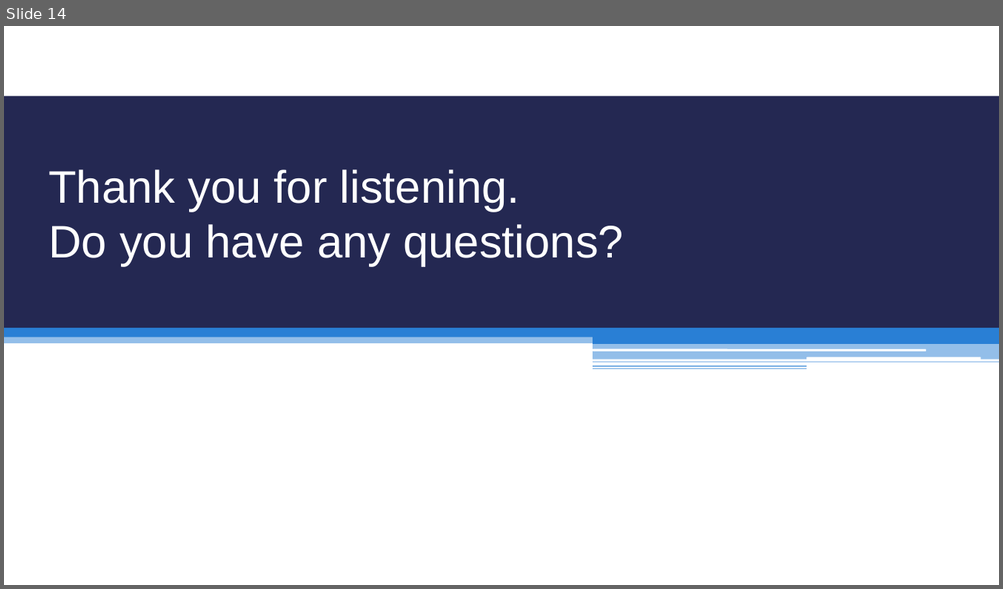
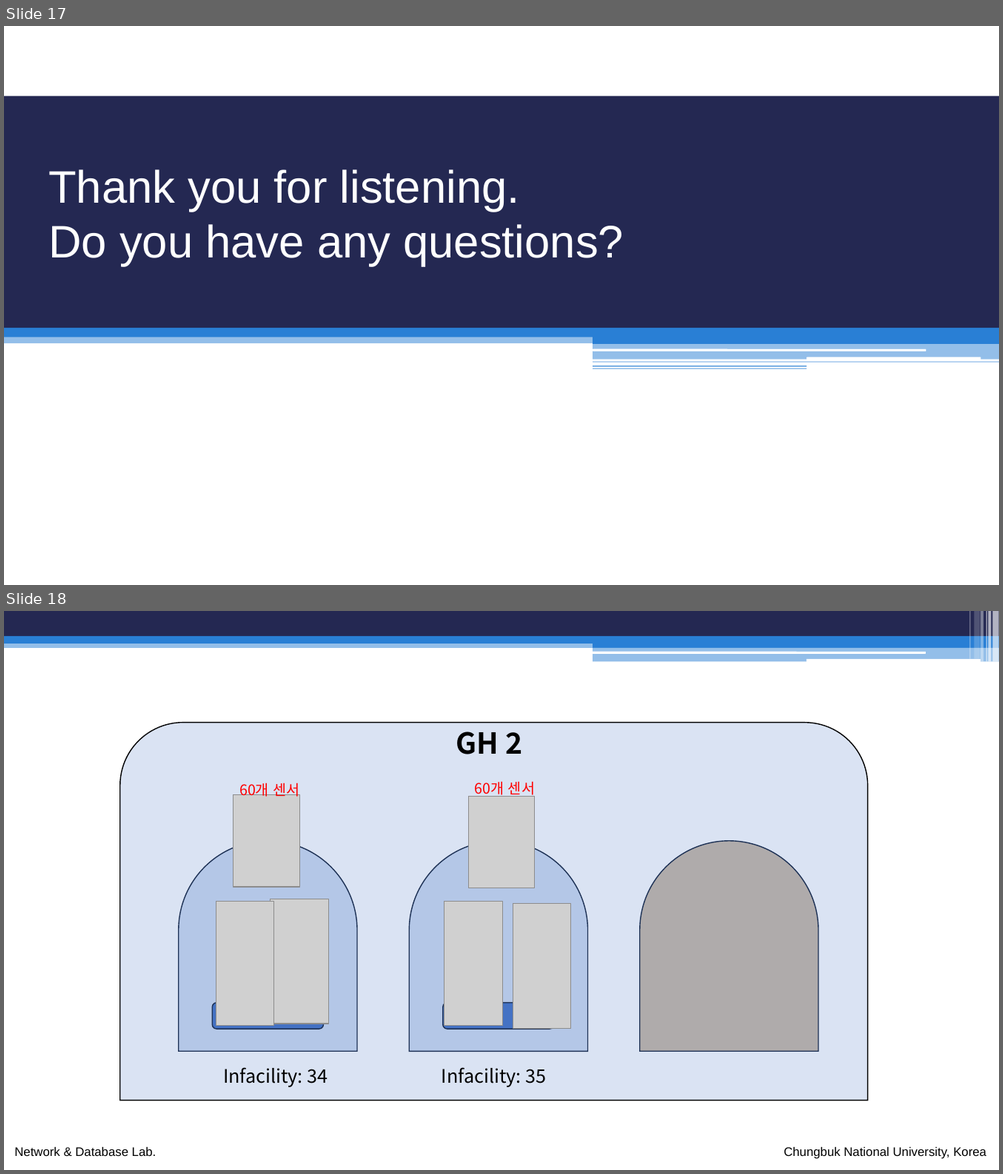
Before and after one commit to BruceJo/RDA_PJT, a slide deck: doc/240325_MLFlow를 활용한 LSTM Model_조중권.pptx. Shown one above the other, each under a label of ours: slide 14 before the commit, slides 17 and 18 after it. The pictures are 1003x589 and 1003x1174 pixels, drawn with LibreOffice and Linux fonts; fonts in the diff are those of the drawing; grey boxes stand for pictures. Boxes give left, top, right and bottom in pixels: in the first picture for what was removed or moved away, otherwise in the second. Text is boxed around its words. In the diff, an @@ line names an element or a change of style, - is before the commit and + after.

```diff
--- a/doc/240325_MLFlow를 활용한 LSTM Model_조중권.pptx
+++ b/doc/240325_MLFlow를 활용한 LSTM Model_조중권.pptx
@@ slide 18 added at <box>4,611,999,1170</box>, background #FFFFFF @@
@@ rectangle added at <box>4,611,999,636</box>, fill #242852 @@
@@ rectangle added at <box>970,611,970,659</box>, fill #FFFFFF at 30% opacity @@
@@ rectangle added at <box>974,611,980,659</box>, fill #FFFFFF at 20% opacity @@
@@ rectangle added at <box>981,611,984,662</box>, fill #FFFFFF at 40% opacity @@
@@ rectangle added at <box>986,611,987,662</box>, fill #FFFFFF at 60% opacity @@
@@ rectangle added at <box>988,611,991,662</box>, fill #FFFFFF at 65% opacity @@
@@ rectangle added at <box>993,611,999,662</box>, fill #FFFFFF at 65% opacity @@
@@ rectangle added at <box>4,641,999,647</box>, fill #297FD5 at 50% opacity @@
@@ rectangle added at <box>4,636,999,644</box>, fill #297FD5 @@
@@ rounded rectangle added at <box>592,651,925,653</box>, fill #FFFFFF @@
@@ rectangle added at <box>593,640,999,647</box>, fill #297FD5 @@
@@ rectangle added at <box>593,647,999,662</box>, fill #297FD5 at 50% opacity @@
@@ rounded rectangle added at <box>806,659,980,662</box>, fill #FFFFFF @@
@@ round same rect added at <box>120,722,868,1100</box>, fill #DAE3F3, outline #000000 1 pt @@
@@ text added at <box>456,732,522,755</box>, 28 pt, text #000000, bold @@
+GH 2
@@ text added at <box>239,783,300,800</box>, 14 pt, text #FF0000 @@
+60개 센서
@@ text added at <box>475,781,535,798</box>, 14 pt, text #FF0000 @@
+60개 센서
@@ picture added at <box>233,795,299,887</box> @@
@@ picture added at <box>469,796,535,889</box> @@
@@ round same rect added at <box>179,841,357,1051</box>, fill #B4C7E7, outline #1E3256 1 pt @@
@@ round same rect added at <box>409,842,587,1052</box>, fill #B4C7E7, outline #1E3256 1 pt @@
@@ round same rect added at <box>640,841,818,1051</box>, fill #AFABAB, outline #1E3256 1 pt @@
@@ picture added at <box>216,902,273,1026</box> @@
@@ picture added at <box>270,900,328,1024</box> @@
@@ picture added at <box>444,902,502,1026</box> @@
@@ picture added at <box>512,904,571,1028</box> @@
@@ rounded rectangle added at <box>212,1002,324,1029</box>, fill #4472C4, outline #1E3256 1 pt @@
@@ rounded rectangle added at <box>443,1002,554,1029</box>, fill #4472C4, outline #1E3256 1 pt @@
@@ text added at <box>223,1068,328,1088</box>, 18 pt, text #000000 @@
+Infacility: 34
@@ text added at <box>441,1068,546,1088</box>, 18 pt, text #000000 @@
+Infacility: 35
@@ text added at <box>14,1147,156,1156</box>, 12 pt, text #000000 @@
+Network & Database Lab.
@@ text added at <box>783,1147,986,1159</box>, 12 pt, text #000000 @@
+Chungbuk National University, Korea
@@ what was slide 14 is now slide 17 @@
```
Also in this commit, not shown: 2 slides changed, 4 other slides added, 1 slide removed, 54 other files.
